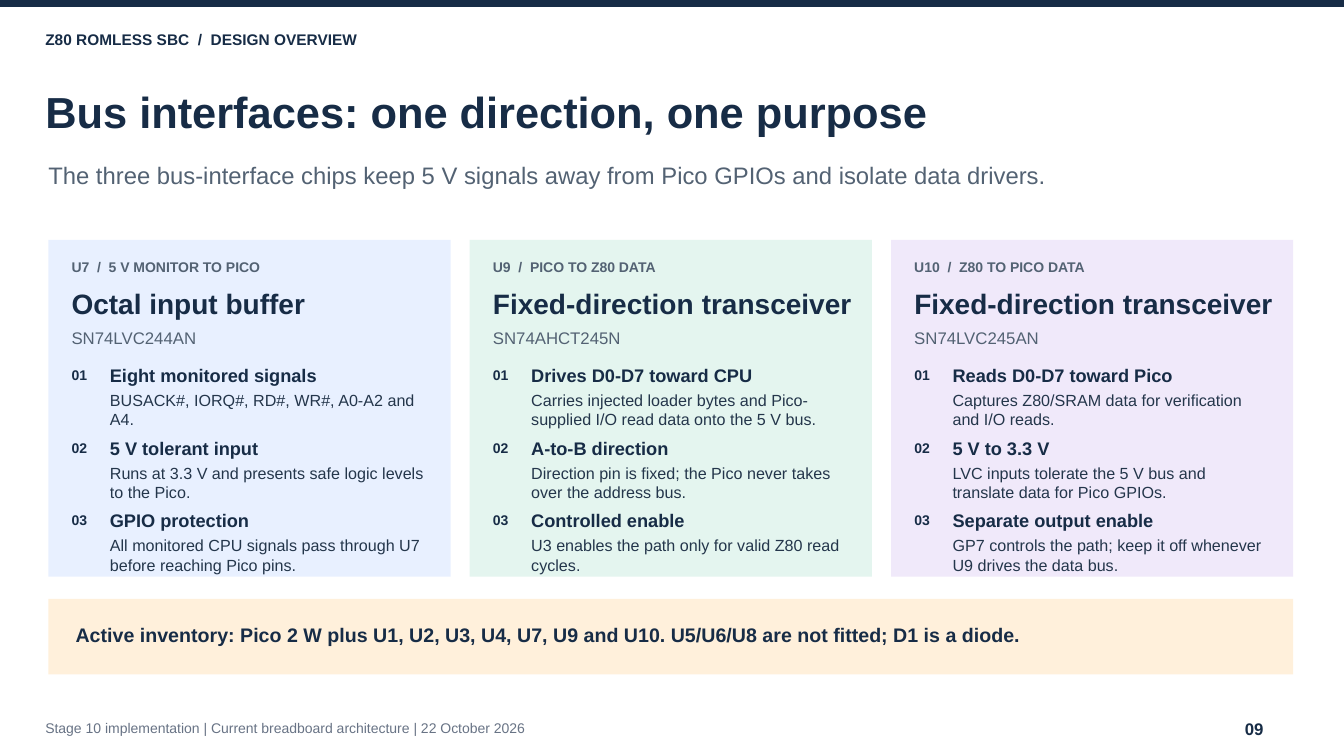
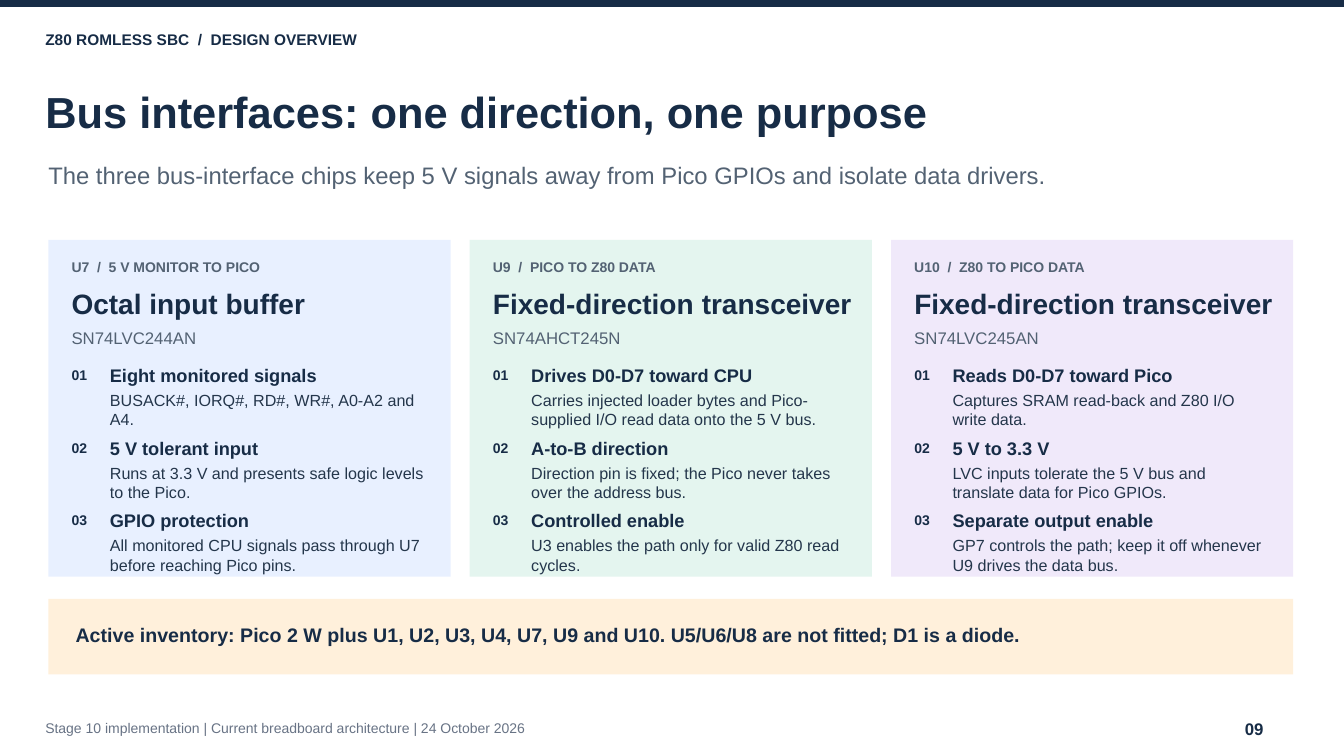
Before and after one commit to gloveboxes/Z80ROMlessSBC, a slide deck: slide 9 of docs/Z80-ROMless-SBC-Design-Overview.pptx. Drawn at 1344x756 pixels with LibreOffice and Linux fonts; fonts in the diff are those of the drawing. Boxes give left, top, right and bottom in pixels: in the first picture for what was removed or moved away, otherwise in the second. Text is boxed around its words. In the diff, an @@ line names an element or a change of style, - is before the commit and + after.

```diff
--- a/docs/Z80-ROMless-SBC-Design-Overview.pptx
+++ b/docs/Z80-ROMless-SBC-Design-Overview.pptx
@@ text at (953,394,1234,425): text changed @@
-Captures Z80/SRAM data for verification and I/O reads.
+Captures SRAM read-back and Z80 I/O write data.
@@ text at (45,723,525,736): text changed @@
-Stage 10 implementation | Current breadboard architecture | 22 October 2026
+Stage 10 implementation | Current breadboard architecture | 24 October 2026
```
Also in this commit, not shown: 8 other slides changed, 3 other files.
